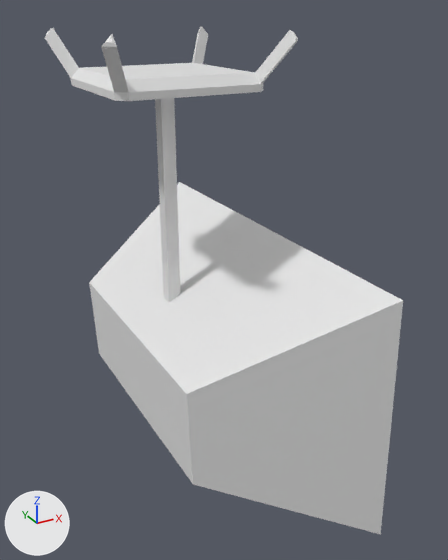
Before and after pictures for a commit that changed the Blender file Assets/Blender Files/floodlight.blend.
Both versions are drawn from a 50 mm camera at (-1.78, -3.46, 0.1) aimed at (0.04, -0.15, -1.56). Arrows for +X, +Y and +Z are at lower left; the lights stay in place.
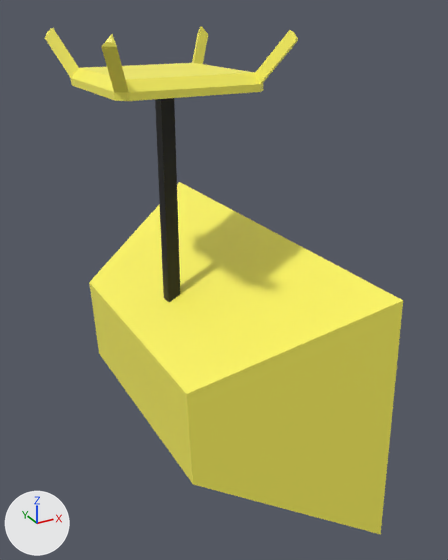
The newer file is also turned or shifted as a whole; pictures and numbers use the older file's frame.

Patch to the scene script:
```diff
--- a/Assets/Blender Files/floodlight.blend.py
+++ b/Assets/Blender Files/floodlight.blend.py
@@ mat_black @@
+mat_black = principled_material('Black')
+mat_black.base_color = (0.0, 0.0, 0.0)  # black #000000
@@ mat_base @@
+mat_base = principled_material('Base')
+mat_base.base_color = (1.0, 0.928, 0.117)  # yellow #fff760
@@ mat_light @@
+mat_light = principled_material('Light')
+mat_light.base_color = (0.8, 0.8, 0.8)  # white #e7e7e7
+mat_light.alpha = 0.5
@@ me_cube_001 @@
 me_cube_001.from_pydata(...)  # 256 vertices, 166 faces; spans x -1.88..1.29, y -1.36..1.37, z -0.83..0.99
 # used by ob_cube; location = (0.0, 0.0, -1.73); rotation_euler = (0.0, 1.107, 0.0), in degrees (0, 63, 0)
+# me_cube_001 part 1: all 49 faces centred in x -1.87..-1.2, y -0.56..0.53, z 0.0..0.98 switch from no material to mat_base (yellow #fff760)
+# me_cube_001 part 2: all 3 faces centred in x -0.19..0.12, y 0.0, z -0.7..0.01 switch from no material to mat_base (yellow #fff760)
+# me_cube_001 part 3: the 1 face centred in x 0.33, y -1.11, z -0.23 switches from no material to mat_base (yellow #fff760)
+# me_cube_001 part 4: 5 of the faces centred in x -0.74..-0.1, y -0.04..0.05, z 0.01..0.11 switch from no material to mat_black (black #000000)
+me_cube_001.materials.append(mat_light)  # white #e7e7e7
```

Changed parts and their boxes [x1, y1, x2, y2] in the pictures (448 x 560 px):
part 1 of me_cube_001, recoloured (white to yellow)
    both: [45, 26, 298, 101]
part 2 of me_cube_001, recoloured (white to yellow)
    both: [89, 182, 403, 484]
part 3 of me_cube_001, recoloured (white to yellow)
    both: [187, 301, 403, 534]
part 4 of me_cube_001, recoloured
    both: [155, 98, 180, 302]
